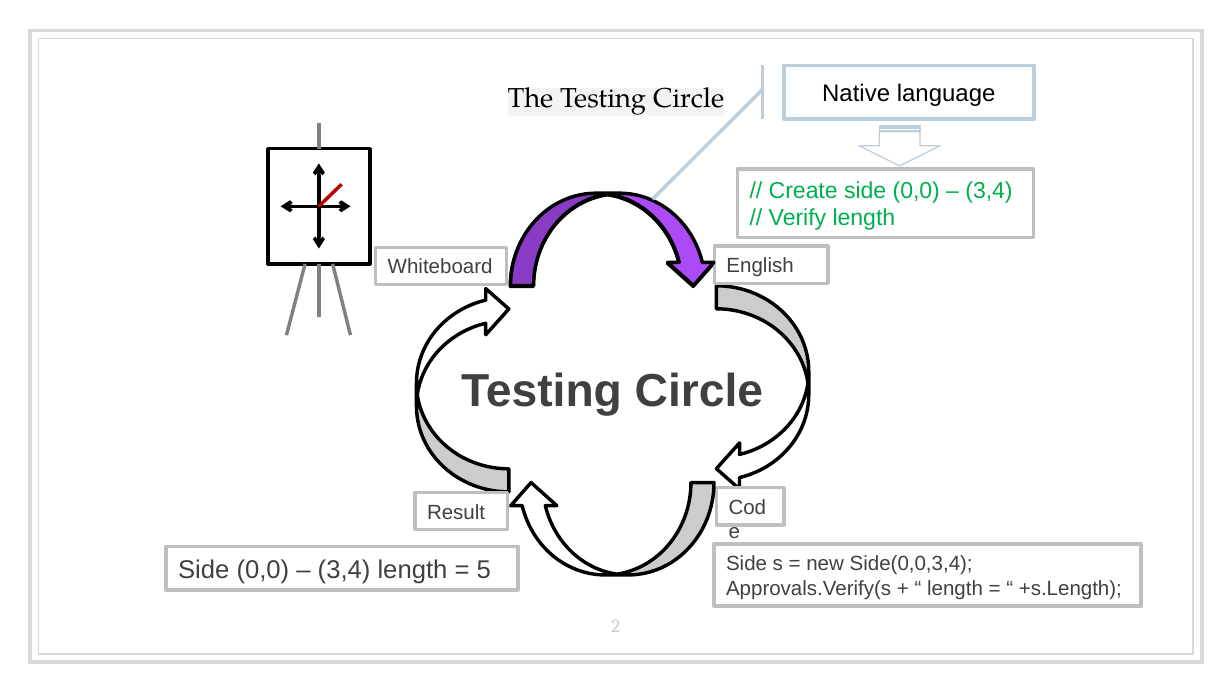
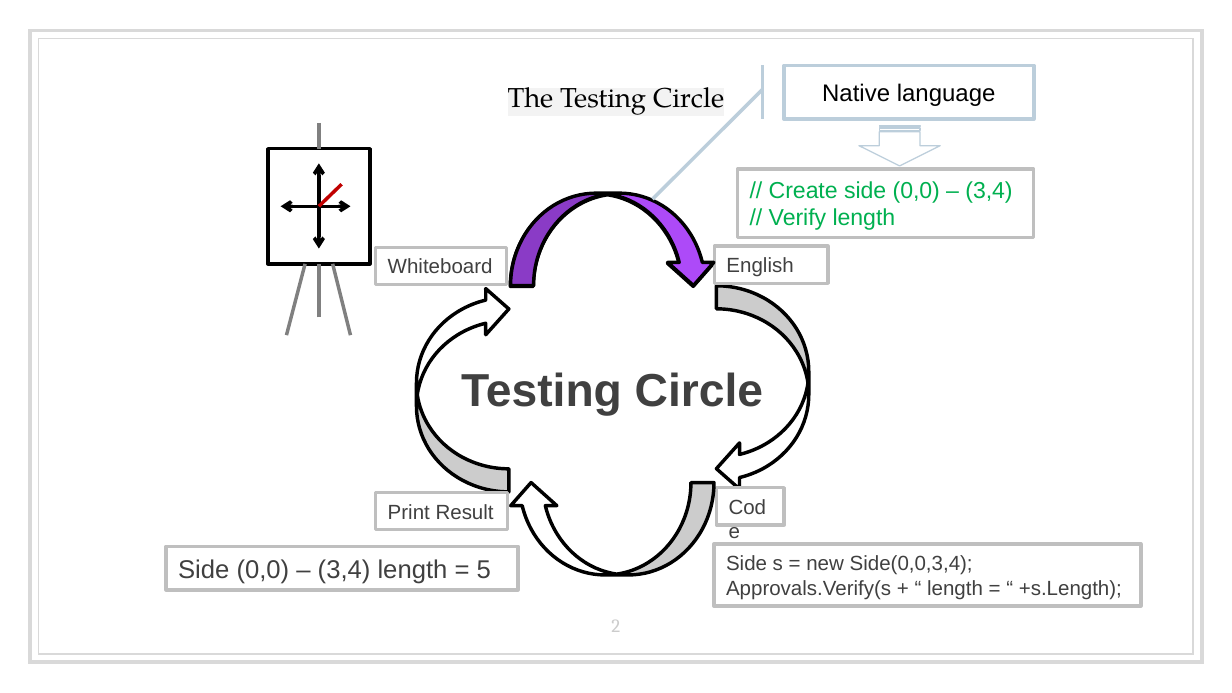
Before and after one commit to isidore/TestDrivenDevelopmentClass.Slides, a slide deck: slide 2 of TDD Microskills week 2.pptx. Drawn at 1232x693 pixels with LibreOffice and Linux fonts; fonts in the diff are those of the drawing. Boxes give left, top, right and bottom in pixels: in the first picture for what was removed or moved away, otherwise in the second. Text is boxed around its words. In the diff, an @@ line names an element or a change of style, - is before the commit and + after.

Commit message:
Print Results

```diff
--- a/TDD Microskills week 2.pptx
+++ b/TDD Microskills week 2.pptx
@@ rectangle "Print Result": place and size @@
-rectangle "Print Result" at box(415, 493, 508, 530)
+rectangle "Print Result" at box(376, 493, 508, 530)
@@ text in rectangle at box(388, 504, 494, 519): text changed @@
-Result
+Print Result
```
Also in this commit, not shown: 3 other files.
